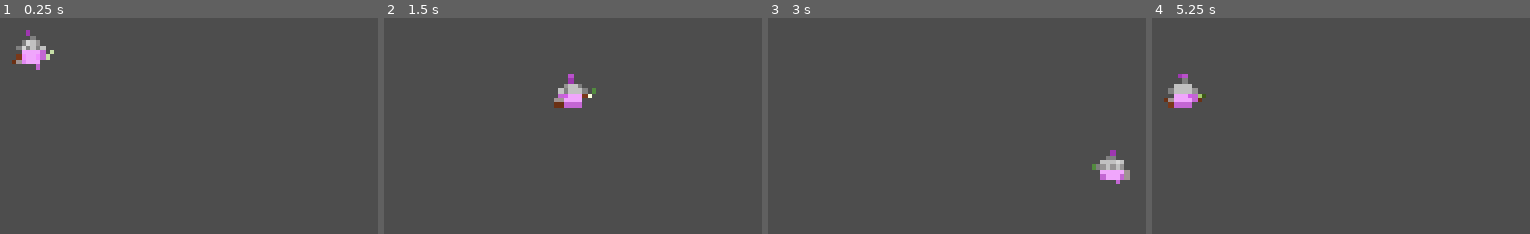
Above: before the commit, frames 1-4 (left to right).
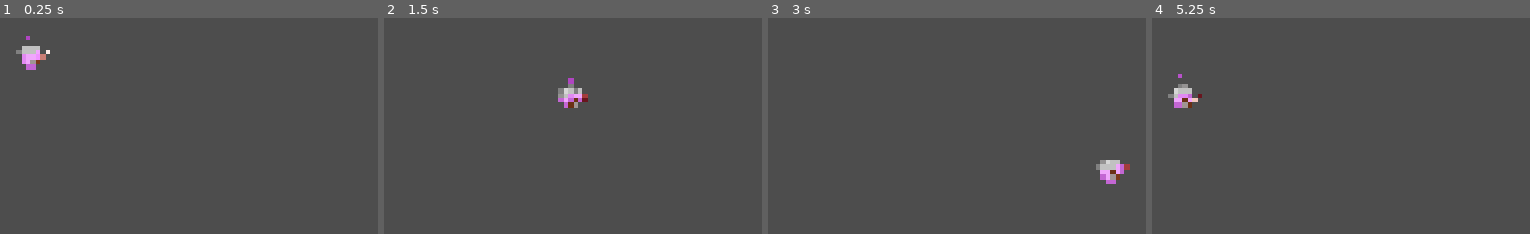
Above: after the commit, the same moments.

Repository: Mystievous/2025-mini-level-1
Game: Godot game, scene res://dev_workspaces/azamora/playermove.tscn
Two runs of this game, one before a commit and one after it. Both use one fixed random seed, a clock stepped at 60 frames per second and the inputs below. The project has no main scene, so this scene is started directly.
Inputs:
- Up to frame 1 (0.25 s): no input
- Up to frame 2 (1.5 s): tap Enter (ui_accept) at 0.5, 0.77 s; hold D (right) 0.53-1.28 s; hold S (down) from 1.28 s (still down)
- Up to frame 3 (3 s): tap Enter (ui_accept) at 1.52, 2.75 s; release S (down) at 2.03 s; hold D (right) 2.03-2.78 s; hold Up (ui_up) from 2.78 s (still down)
- Up to frame 4 (5.25 s): tap Enter (ui_accept) at 3.02, 3.77, 4.52 s; release Up (ui_up) at 3.53 s; hold A (left) 3.53-5.03 s; hold S (down) from 5.03 s (still down)

The runs differ from the first frame. In frame 1, 0.8% of the frame differs, in the area x 3-15%, y 5-25%; in frame 2, 0.7%; in frame 3, 0.7%; in frame 4, 0.7%.

Commit message:
comments + additional sprites
added explanation for some code + animation sprites for blue and red (haven't updated how to make player change animation when touching another orb)

Diff:
--- a/dev_workspaces/azamora/playermove.gd
+++ b/dev_workspaces/azamora/playermove.gd
@@ -1,7 +1,7 @@
 class_name Playermove
 extends CharacterBody2D
 
-@export var speed : float = 250
+@export var speed : float = 250 #player speed
 @export var animation_tree: AnimationTree
 
 var input : Vector2
@@ -10,6 +10,7 @@
 func _ready():
 	playback = animation_tree["parameters/playback"]
 
+#directional input
 func _physics_process(_delta: float) -> void:
 	input = Input.get_vector("left", "right", "up", "down")
 	velocity = input * speed
@@ -17,6 +18,7 @@
 	select_animation()
 	update_animation_parameters()
 
+#checks if WASD or arrow keys are being pressed on for animation
 func select_animation():
 	if velocity == Vector2.ZERO:
 		playback.travel("Idle")
@@ -27,5 +29,6 @@
 	if input == Vector2.ZERO:
 		return
 
+	# determines what direction to face
 	animation_tree["parameters/Idle/blend_position"] = input
 	animation_tree["parameters/Walk/blend_position"] = input
--- a/dev_workspaces/azamora/playermove.tscn
+++ b/dev_workspaces/azamora/playermove.tscn
@@ -1,10 +1,222 @@
-[gd_scene load_steps=41 format=3 uid="uid://fahr7oa00r2k"]
+[gd_scene load_steps=74 format=3 uid="uid://fahr7oa00r2k"]
 
 [ext_resource type="Script" uid="uid://ck2swi40kachf" path="res://dev_workspaces/azamora/playermove.gd" id="1_qy4bj"]
 [ext_resource type="Texture2D" uid="uid://d0o4bapxswssm" path="res://dev_workspaces/azamora/MC_Red-imageonline.co-merged.png" id="2_euwgo"]
 
+[sub_resource type="AtlasTexture" id="AtlasTexture_qy4bj"]
+atlas = ExtResource("2_euwgo")
+region = Rect2(160, 0, 32, 32)
+
+[sub_resource type="AtlasTexture" id="AtlasTexture_euwgo"]
+atlas = ExtResource("2_euwgo")
+region = Rect2(128, 0, 32, 32)
+
+[sub_resource type="AtlasTexture" id="AtlasTexture_xf6kv"]
+atlas = ExtResource("2_euwgo")
+region = Rect2(224, 0, 32, 32)
+
+[sub_resource type="AtlasTexture" id="AtlasTexture_imqwr"]
+atlas = ExtResource("2_euwgo")
+region = Rect2(288, 0, 32, 32)
+
+[sub_resource type="AtlasTexture" id="AtlasTexture_yoiln"]
+atlas = ExtResource("2_euwgo")
+region = Rect2(320, 0, 32, 32)
+
+[sub_resource type="AtlasTexture" id="AtlasTexture_rdafp"]
+atlas = ExtResource("2_euwgo")
+region = Rect2(352, 0, 32, 32)
+
+[sub_resource type="AtlasTexture" id="AtlasTexture_liqxm"]
+atlas = ExtResource("2_euwgo")
+region = Rect2(160, 96, 32, 32)
+
+[sub_resource type="AtlasTexture" id="AtlasTexture_xjn6b"]
+atlas = ExtResource("2_euwgo")
+region = Rect2(192, 96, 32, 32)
+
+[sub_resource type="AtlasTexture" id="AtlasTexture_pgruq"]
+atlas = ExtResource("2_euwgo")
+region = Rect2(224, 96, 32, 32)
+
+[sub_resource type="AtlasTexture" id="AtlasTexture_bvg4w"]
+atlas = ExtResource("2_euwgo")
+region = Rect2(288, 96, 32, 32)
+
+[sub_resource type="AtlasTexture" id="AtlasTexture_he8e0"]
+atlas = ExtResource("2_euwgo")
+region = Rect2(320, 96, 32, 32)
+
+[sub_resource type="AtlasTexture" id="AtlasTexture_5t3ha"]
+atlas = ExtResource("2_euwgo")
+region = Rect2(352, 96, 32, 32)
+
+[sub_resource type="AtlasTexture" id="AtlasTexture_nllxh"]
+atlas = ExtResource("2_euwgo")
+region = Rect2(160, 32, 32, 32)
+
+[sub_resource type="AtlasTexture" id="AtlasTexture_wjfxt"]
+atlas = ExtResource("2_euwgo")
+region = Rect2(192, 32, 32, 32)
+
+[sub_resource type="AtlasTexture" id="AtlasTexture_1f6ga"]
+atlas = ExtResource("2_euwgo")
+region = Rect2(224, 32, 32, 32)
+
+[sub_resource type="AtlasTexture" id="AtlasTexture_6fgry"]
+atlas = ExtResource("2_euwgo")
+region = Rect2(288, 32, 32, 32)
+
+[sub_resource type="AtlasTexture" id="AtlasTexture_5cv1b"]
+atlas = ExtResource("2_euwgo")
+region = Rect2(320, 32, 32, 32)
+
+[sub_resource type="AtlasTexture" id="AtlasTexture_2cms5"]
+atlas = ExtResource("2_euwgo")
+region = Rect2(352, 32, 32, 32)
+
+[sub_resource type="AtlasTexture" id="AtlasTexture_4nex7"]
+atlas = ExtResource("2_euwgo")
+region = Rect2(160, 64, 32, 32)
+
+[sub_resource type="AtlasTexture" id="AtlasTexture_uldf3"]
+atlas = ExtResource("2_euwgo")
+region = Rect2(192, 64, 32, 32)
+
+[sub_resource type="AtlasTexture" id="AtlasTexture_0b8gh"]
+atlas = ExtResource("2_euwgo")
+region = Rect2(224, 64, 32, 32)
+
+[sub_resource type="AtlasTexture" id="AtlasTexture_eeuxg"]
+atlas = ExtResource("2_euwgo")
+region = Rect2(288, 64, 32, 32)
+
+[sub_resource type="AtlasTexture" id="AtlasTexture_bf6sx"]
+atlas = ExtResource("2_euwgo")
+region = Rect2(320, 64, 32, 32)
+
+[sub_resource type="AtlasTexture" id="AtlasTexture_0ljuc"]
+atlas = ExtResource("2_euwgo")
+region = Rect2(352, 64, 32, 32)
+
+[sub_resource type="SpriteFrames" id="SpriteFrames_o0jqr"]
+animations = [{
+"frames": [{
+"duration": 1.0,
+"texture": SubResource("AtlasTexture_qy4bj")
+}, {
+"duration": 1.0,
+"texture": SubResource("AtlasTexture_euwgo")
+}, {
+"duration": 1.0,
+"texture": SubResource("AtlasTexture_xf6kv")
+}],
+"loop": true,
+"name": &"walk_down_blue",
+"speed": 5.0
+}, {
+"frames": [{
+"duration": 1.0,
+"texture": SubResource("AtlasTexture_imqwr")
+}, {
+"duration": 1.0,
+"texture": SubResource("AtlasTexture_yoiln")
+}, {
+"duration": 1.0,
+"texture": SubResource("AtlasTexture_rdafp")
+}],
+"loop": true,
+"name": &"walk_down_red",
+"speed": 5.0
+}, {
+"frames": [{
+"duration": 1.0,
+"texture": SubResource("AtlasTexture_liqxm")
+}, {
+"duration": 1.0,
+"texture": SubResource("AtlasTexture_xjn6b")
+}, {
+"duration": 1.0,
+"texture": SubResource("AtlasTexture_pgruq")
+}],
+"loop": true,
+"name": &"walk_left_blue",
+"speed": 5.0
+}, {
+"frames": [{
+"duration": 1.0,
+"texture": SubResource("AtlasTexture_bvg4w")
+}, {
+"duration": 1.0,
+"texture": SubResource("AtlasTexture_he8e0")
+}, {
+"duration": 1.0,
+"texture": SubResource("AtlasTexture_5t3ha")
+}],
+"loop": true,
+"name": &"walk_left_red",
+"speed": 5.0
+}, {
+"frames": [{
+"duration": 1.0,
+"texture": SubResource("AtlasTexture_nllxh")
+}, {
+"duration": 1.0,
+"texture": SubResource("AtlasTexture_wjfxt")
+}, {
+"duration": 1.0,
+"texture": SubResource("AtlasTexture_1f6ga")
+}],
+"loop": true,
+"name": &"walk_right_blue",
+"speed": 5.0
+}, {
+"frames": [{
+"duration": 1.0,
+"texture": SubResource("AtlasTexture_6fgry")
+}, {
+"duration": 1.0,
+"texture": SubResource("AtlasTexture_5cv1b")
+}, {
+"duration": 1.0,
+"texture": SubResource("AtlasTexture_2cms5")
+}],
+"loop": true,
+"name": &"walk_right_red",
+"speed": 5.0
+}, {
+"frames": [{
+"duration": 1.0,
+"texture": SubResource("AtlasTexture_4nex7")
+}, {
+"duration": 1.0,
+"texture": SubResource("AtlasTexture_uldf3")
+}, {
+"duration": 1.0,
+"texture": SubResource("AtlasTexture_0b8gh")
+}],
+"loop": true,
+"name": &"walk_up_blue",
+"speed": 5.0
+}, {
+"frames": [{
+"duration": 1.0,
+"texture": SubResource("AtlasTexture_eeuxg")
+}, {
+"duration": 1.0,
+"texture": SubResource("AtlasTexture_bf6sx")
+}, {
+"duration": 1.0,
+"texture": SubResource("AtlasTexture_0ljuc")
+}],
+"loop": true,
+"name": &"walk_up_red",
+"speed": 5.0
+}]
+
 [sub_resource type="Animation" id="Animation_mwyhi"]
-length = 0.001
+length = 0.3
+step = 0.1
 tracks/0/type = "value"
 tracks/0/imported = false
 tracks/0/enabled = true
@@ -306,16 +518,152 @@
 "values": [Vector2i(1, 1), Vector2i(0, 1), Vector2i(3, 1)]
 }
 
+[sub_resource type="Animation" id="Animation_qy4bj"]
+resource_name = "idle_down_blue"
+step = 0.1
+tracks/0/type = "value"
+tracks/0/imported = false
+tracks/0/enabled = true
+tracks/0/path = NodePath("Sprite2D:frame_coords")
+tracks/0/interp = 1
+tracks/0/loop_wrap = true
+tracks/0/keys = {
+"times": PackedFloat32Array(0),
+"transitions": PackedFloat32Array(1),
+"update": 1,
+"values": [Vector2i(4, 0)]
+}
+
+[sub_resource type="Animation" id="Animation_euwgo"]
+resource_name = "idle_right_blue"
+step = 0.1
+tracks/0/type = "value"
+tracks/0/imported = false
+tracks/0/enabled = true
+tracks/0/path = NodePath("Sprite2D:frame_coords")
+tracks/0/interp = 1
+tracks/0/loop_wrap = true
+tracks/0/keys = {
+"times": PackedFloat32Array(0),
+"transitions": PackedFloat32Array(1),
+"update": 1,
+"values": [Vector2i(4, 1)]
+}
+
+[sub_resource type="Animation" id="Animation_xf6kv"]
+resource_name = "idle_left_blue"
+step = 0.1
+tracks/0/type = "value"
+tracks/0/imported = false
+tracks/0/enabled = true
+tracks/0/path = NodePath("Sprite2D:frame_coords")
+tracks/0/interp = 1
+tracks/0/loop_wrap = true
+tracks/0/keys = {
+"times": PackedFloat32Array(0),
+"transitions": PackedFloat32Array(1),
+"update": 1,
+"values": [Vector2i(4, 3)]
+}
+
+[sub_resource type="Animation" id="Animation_imqwr"]
+resource_name = "idle_up_blue"
+step = 0.1
+tracks/0/type = "value"
+tracks/0/imported = false
+tracks/0/enabled = true
+tracks/0/path = NodePath("Sprite2D:frame_coords")
+tracks/0/interp = 1
+tracks/0/loop_wrap = true
+tracks/0/keys = {
+"times": PackedFloat32Array(0),
+"transitions": PackedFloat32Array(1),
+"update": 1,
+"values": [Vector2i(4, 2)]
+}
+
+[sub_resource type="Animation" id="Animation_yoiln"]
+resource_name = "idle_upright_blue"
+step = 0.1
+tracks/0/type = "value"
+tracks/0/imported = false
+tracks/0/enabled = true
+tracks/0/path = NodePath("Sprite2D:frame_coords")
+tracks/0/interp = 1
+tracks/0/loop_wrap = true
+tracks/0/keys = {
+"times": PackedFloat32Array(0),
+"transitions": PackedFloat32Array(1),
+"update": 1,
+"values": [Vector2i(4, 1)]
+}
+
+[sub_resource type="Animation" id="Animation_rdafp"]
+resource_name = "idle_downright_blue"
+step = 0.1
+tracks/0/type = "value"
+tracks/0/imported = false
+tracks/0/enabled = true
+tracks/0/path = NodePath("Sprite2D:frame_coords")
+tracks/0/interp = 1
+tracks/0/loop_wrap = true
+tracks/0/keys = {
+"times": PackedFloat32Array(0),
+"transitions": PackedFloat32Array(1),
+"update": 1,
+"values": [Vector2i(4, 1)]
+}
+
+[sub_resource type="Animation" id="Animation_liqxm"]
+resource_name = "idle_downleft_blue"
+step = 0.1
+tracks/0/type = "value"
+tracks/0/imported = false
+tracks/0/enabled = true
+tracks/0/path = NodePath("Sprite2D:frame_coords")
+tracks/0/interp = 1
+tracks/0/loop_wrap = true
+tracks/0/keys = {
+"times": PackedFloat32Array(0),
+"transitions": PackedFloat32Array(1),
+"update": 1,
+"values": [Vector2i(4, 3)]
+}
+
+[sub_resource type="Animation" id="Animation_xjn6b"]
+resource_name = "idle_upleft_blue"
+step = 0.1
+tracks/0/type = "value"
+tracks/0/imported = false
+tracks/0/enabled = true
+tracks/0/path = NodePath("Sprite2D:frame_coords")
+tracks/0/interp = 1
+tracks/0/loop_wrap = true
+tracks/0/keys = {
+"times": PackedFloat32Array(0),
+"transitions": PackedFloat32Array(1),
+"update": 1,
+"values": [Vector2i(4, 3)]
+}
+
 [sub_resource type="AnimationLibrary" id="AnimationLibrary_3k7ss"]
 _data = {
 &"RESET": SubResource("Animation_mwyhi"),
+&"idle_down_blue": SubResource("Animation_qy4bj"),
 &"idle_down_green": SubResource("Animation_bja0x"),
+&"idle_downleft_blue": SubResource("Animation_liqxm"),
 &"idle_downleft_green": SubResource("Animation_08wwp"),
+&"idle_downright_blue": SubResource("Animation_rdafp"),
 &"idle_downright_green": SubResource("Animation_oi21v"),
+&"idle_left_blue": SubResource("Animation_xf6kv"),
 &"idle_left_green": SubResource("Animation_5ji3o"),
+&"idle_right_blue": SubResource("Animation_euwgo"),
 &"idle_right_green": SubResource("Animation_xlouy"),
+&"idle_up_blue": SubResource("Animation_imqwr"),
 &"idle_up_green": SubResource("Animation_lbjfn"),
+&"idle_upleft_blue": SubResource("Animation_xjn6b"),
 &"idle_upleft_green": SubResource("Animation_1uolj"),
+&"idle_upright_blue": SubResource("Animation_yoiln"),
 &"idle_upright_green": SubResource("Animation_dvyam"),
 &"walk_down_green": SubResource("Animation_cwyh4"),
 &"walk_downleft_green": SubResource("Animation_jf45i"),
@@ -426,7 +774,14 @@
 script = ExtResource("1_qy4bj")
 animation_tree = NodePath("AnimationTree")
 
+[node name="AnimatedSprite2D" type="AnimatedSprite2D" parent="."]
+position = Vector2(989.6, 651.6)
+scale = Vector2(2.1, 2.1)
+sprite_frames = SubResource("SpriteFrames_o0jqr")
+animation = &"walk_right_red"
+
 [node name="Sprite2D" type="Sprite2D" parent="."]
+visible = false
 position = Vector2(989.6, 651.6)
 scale = Vector2(2.1, 2.1)
 texture = ExtResource("2_euwgo")
